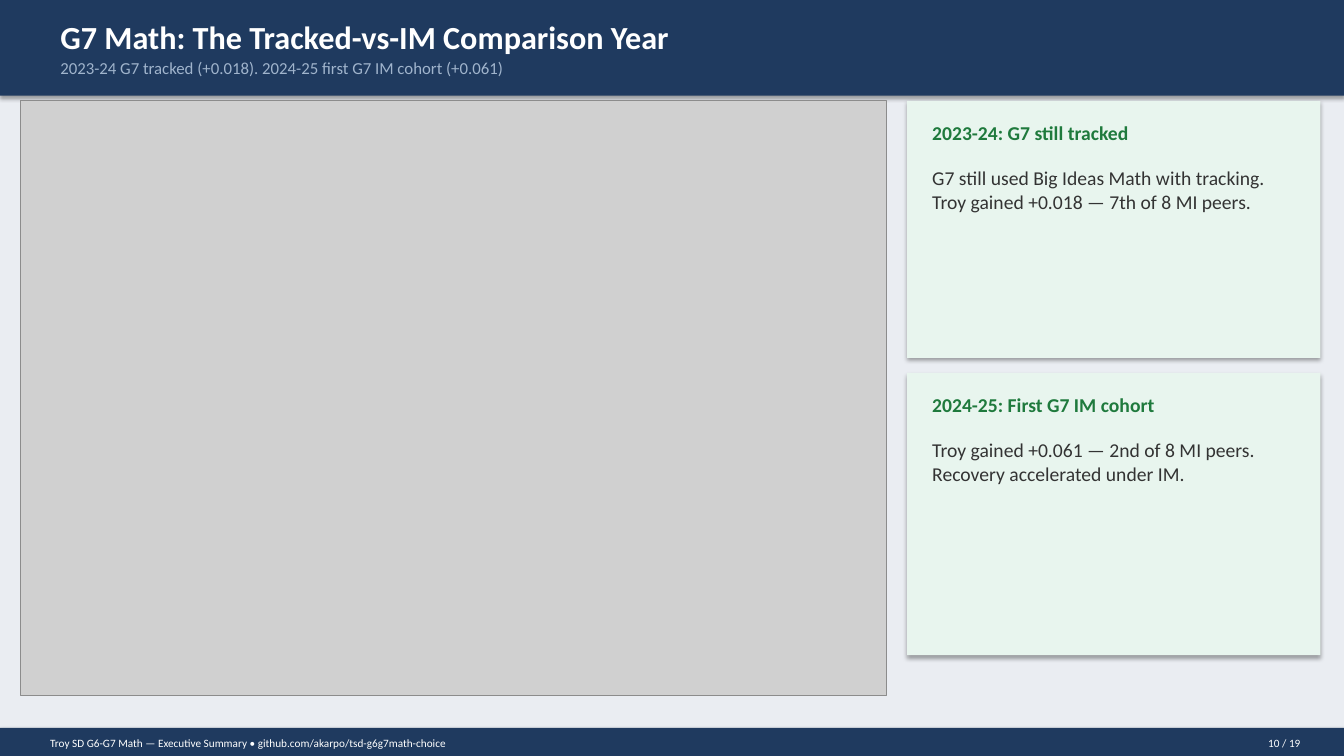
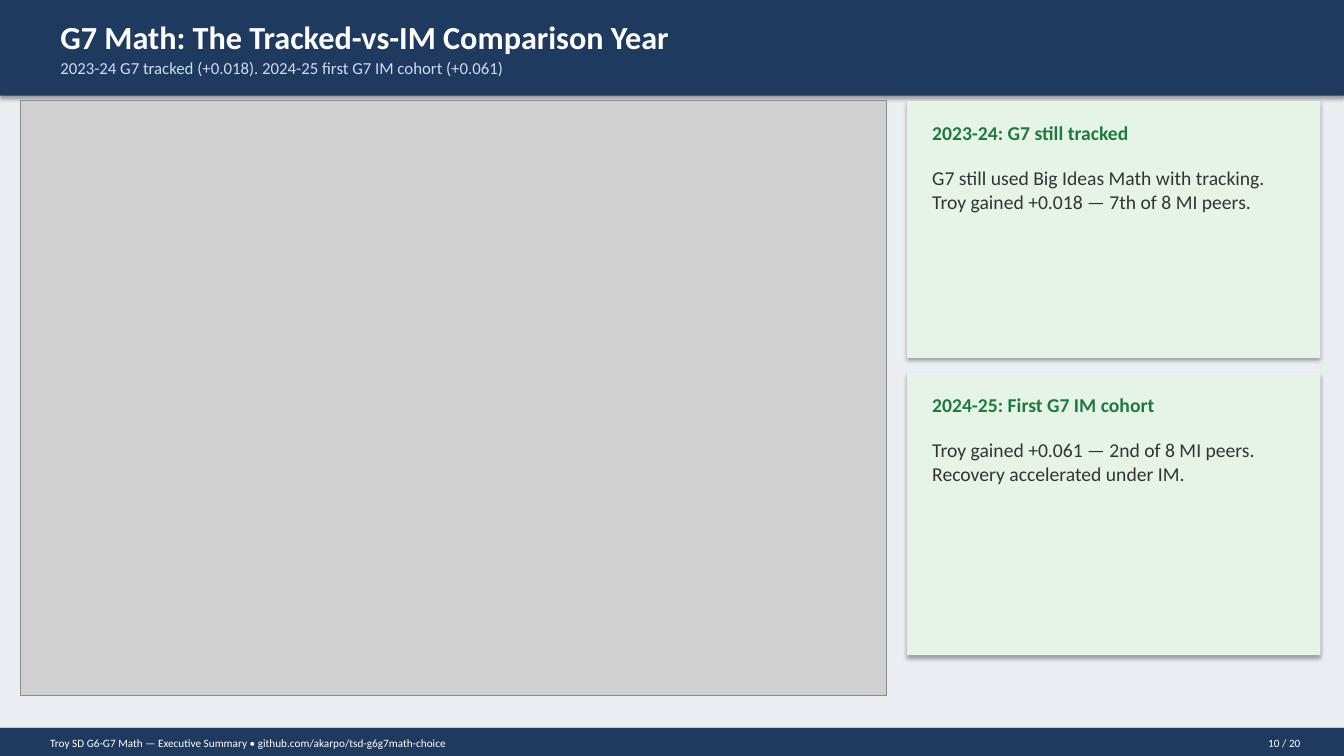
Before and after one commit to akarpo/tsd-g6g7math-choice, a slide deck: slide 10 of deck/Troy_G6G7_Math_Executive_Summary.pptx. Drawn at 1344x756 pixels with LibreOffice and Linux fonts; fonts in the diff are those of the drawing; grey boxes stand for pictures. Boxes give left, top, right and bottom in pixels: in the first picture for what was removed or moved away, otherwise in the second. Text is boxed around its words. In the diff, an @@ line names an element or a change of style, - is before the commit and + after.

```diff
--- a/deck/Troy_G6G7_Math_Executive_Summary.pptx
+++ b/deck/Troy_G6G7_Math_Executive_Summary.pptx
@@ text "2023-24 G7 tracked (+0.018). 2024-25 ..." at box(60, 62, 503, 76): text colour #A0B4CC to #CCDDEE @@
@@ text at box(1268, 739, 1300, 747): text changed @@
-10 / 19
+10 / 20
```
Also in this commit, not shown: 18 other slides changed, 1 slide added, 37 other files.
